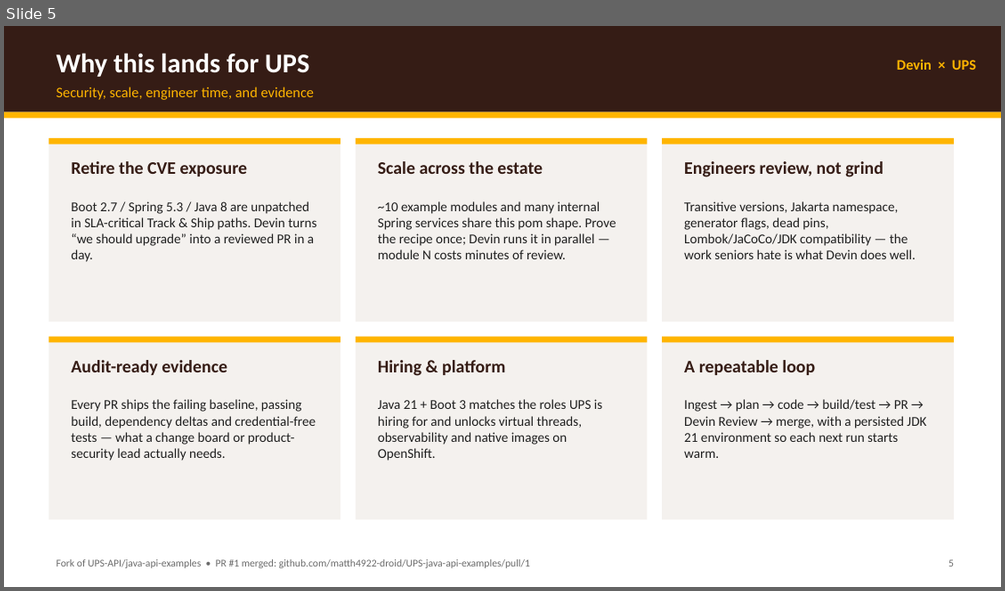
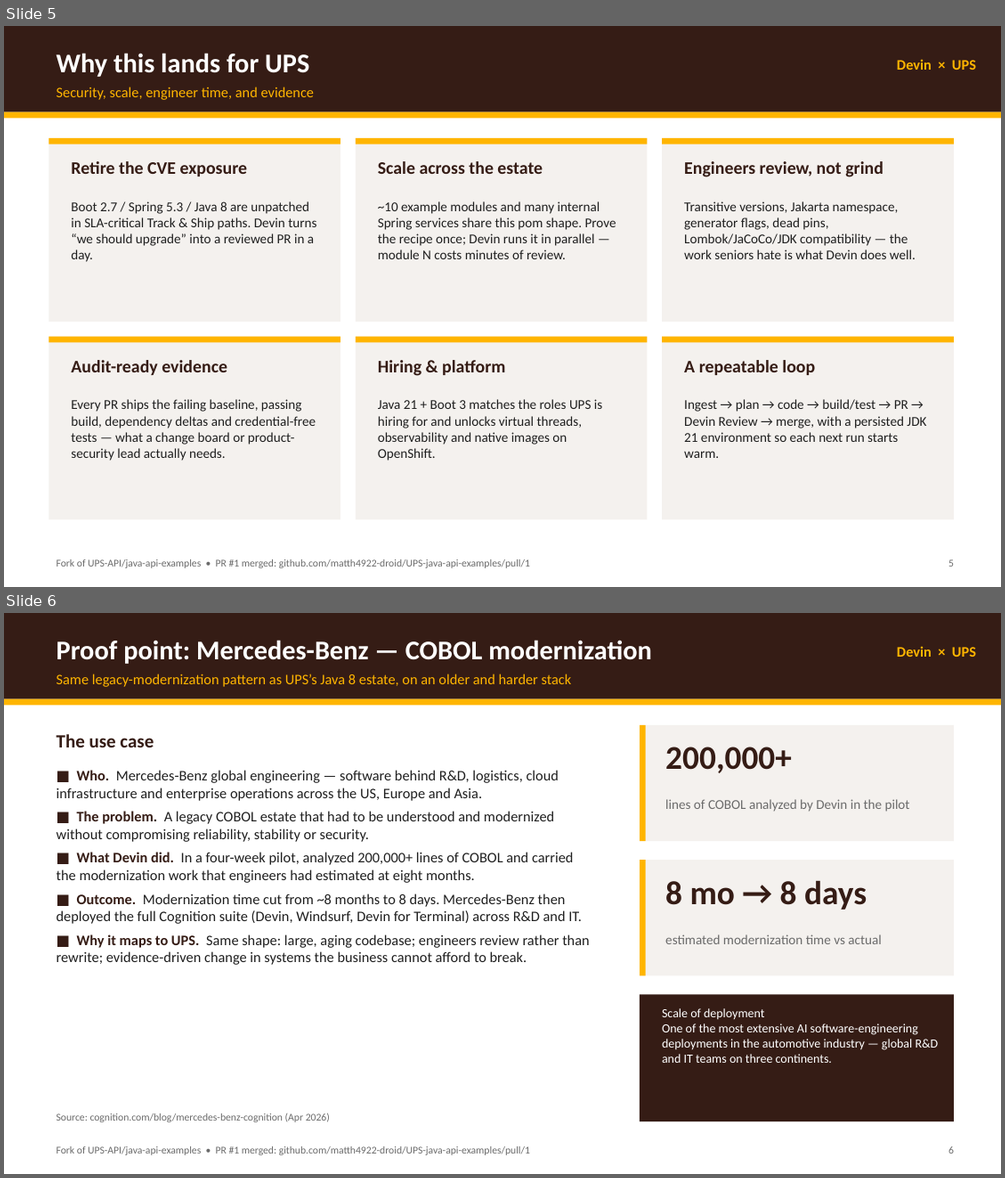
Before and after one commit to matth4922-droid/UPS-java-api-examples, a slide deck: demo-materials/UPS-Devin-Summary-and-ROI.pptx. Shown one above the other, each under a label of ours: slide 5 before the commit, slides 5 and 6 after it. The pictures are 1005x591 and 1005x1178 pixels, drawn with LibreOffice and Linux fonts; fonts in the diff are those of the drawing. Boxes give left, top, right and bottom in pixels: in the first picture for what was removed or moved away, otherwise in the second. Text is boxed around its words. In the diff, an @@ line names an element or a change of style, - is before the commit and + after.

```diff
--- a/demo-materials/UPS-Devin-Summary-and-ROI.pptx
+++ b/demo-materials/UPS-Devin-Summary-and-ROI.pptx
@@ slide 6 added at <box>4,613,1001,1174</box>, background #FFFFFF @@
@@ rectangle added at <box>4,613,1001,699</box>, fill #351C15 @@
@@ text added at <box>57,640,652,664</box>, 26 pt, text #FFFFFF, bold @@
+Proof point: Mercedes-Benz — COBOL modernization
@@ text added at <box>897,646,976,657</box>, 14 pt, text #FFB500, bold @@
+Devin × UPS
@@ text added at <box>57,674,572,687</box>, 14 pt, text #FFB500 @@
+Same legacy-modernization pattern as UPS’s Java 8 estate, on an older and harder stack
@@ rectangle added at <box>4,699,1001,705</box>, fill #FFB500 @@
@@ text added at <box>57,734,154,747</box>, 18 pt, text #351C15, bold @@
+The use case
@@ rectangle added at <box>639,725,954,841</box>, fill #F4F1EE @@
@@ rectangle added at <box>639,725,646,841</box>, fill #FFB500 @@
@@ text added at <box>57,770,589,965</box>, 14 pt, text #1F1F1F @@
+■ Who. Mercedes-Benz global engineering — software behind R&D, logistics, cloud infrastructure and enterprise operations across the US, Europe and Asia.
+■ The problem. A legacy COBOL estate that had to be understood and modernized without compromising reliability, stability or security.
+■ What Devin did. In a four-week pilot, analyzed 200,000+ lines of COBOL and carried the modernization work that engineers had estimated at eight months.
+■ Outcome. Modernization time cut from ~8 months to 8 days. Mercedes-Benz then deployed the full Cognition suite (Devin, Windsurf, Devin for Terminal) across R&D and IT.
+■ Why it maps to UPS. Same shape: large, aging codebase; engineers review rather than rewrite; evidence-driven change in systems the business cannot afford to break.
@@ text added at <box>665,747,792,773</box>, 32 pt, text #351C15, bold @@
+200,000+
@@ text added at <box>665,799,910,811</box>, 13 pt, text #6B6B6B @@
+lines of COBOL analyzed by Devin in the pilot
@@ rectangle added at <box>639,860,954,976</box>, fill #F4F1EE @@
@@ rectangle added at <box>639,860,646,976</box>, fill #FFB500 @@
@@ text added at <box>665,880,866,909</box>, 32 pt, text #351C15, bold @@
+8 mo → 8 days
@@ text added at <box>665,934,881,944</box>, 13 pt, text #6B6B6B @@
+estimated modernization time vs actual
@@ rectangle added at <box>639,995,954,1121</box>, fill #351C15 @@
@@ text added at <box>662,1008,938,1062</box>, 12 pt, text #FFFFFF @@
+Scale of deployment
+One of the most extensive AI software-engineering deployments in the automotive industry — global R&D and IT teams on three continents.
@@ text added at <box>57,1113,330,1122</box>, 10 pt, text #6B6B6B @@
+Source: cognition.com/blog/mercedes-benz-cognition (Apr 2026)
@@ text added at <box>57,1146,530,1155</box>, 10 pt, text #6B6B6B @@
+Fork of UPS-API/java-api-examples • PR #1 merged: github.com/matth4922-droid/UPS-java-api-examples/pull/1
@@ text added at <box>948,1146,954,1153</box>, 10 pt, text #6B6B6B @@
+6
```
Also in this commit, not shown: 4 slides changed, 1 other slide added, 1 other file.
